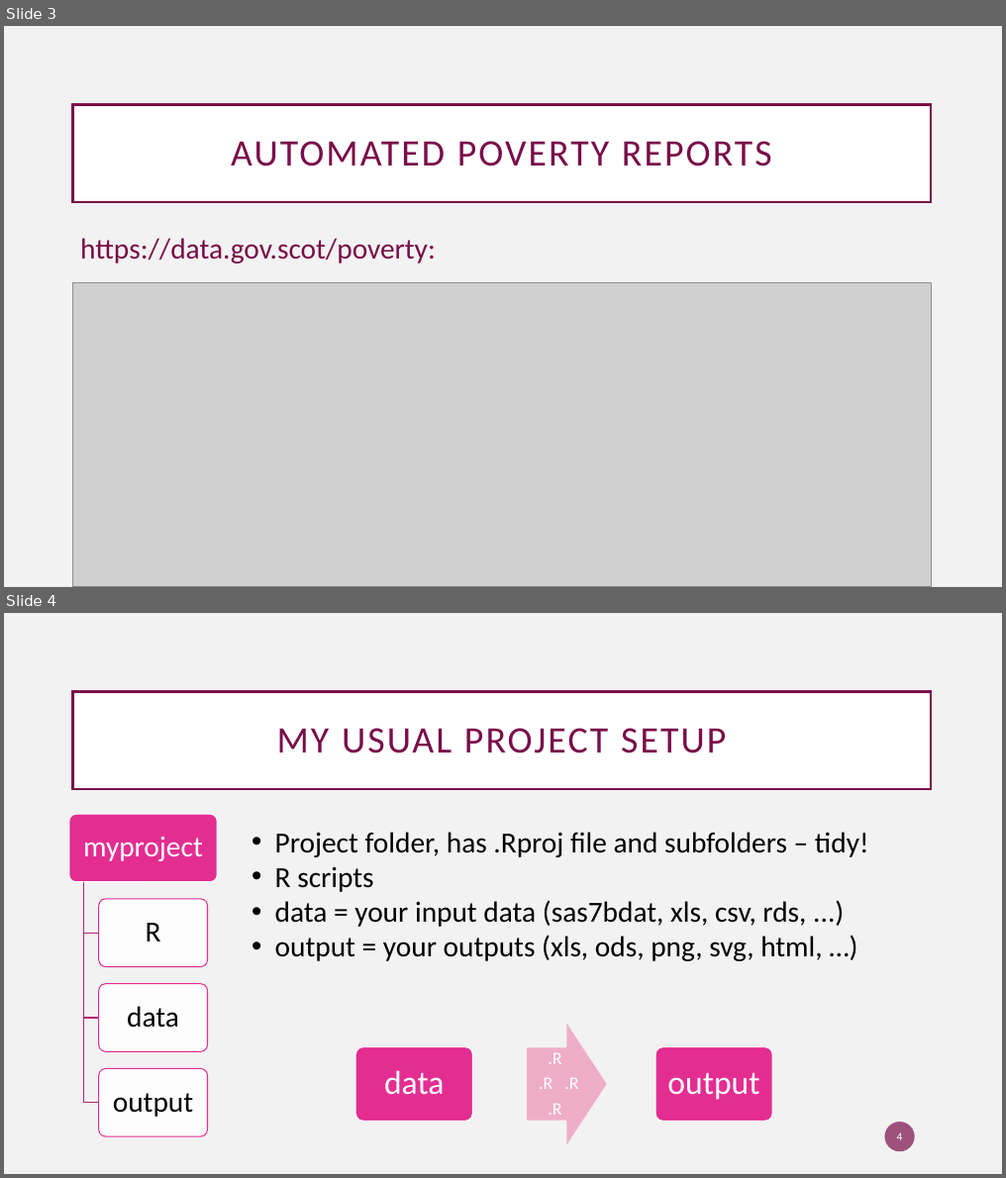
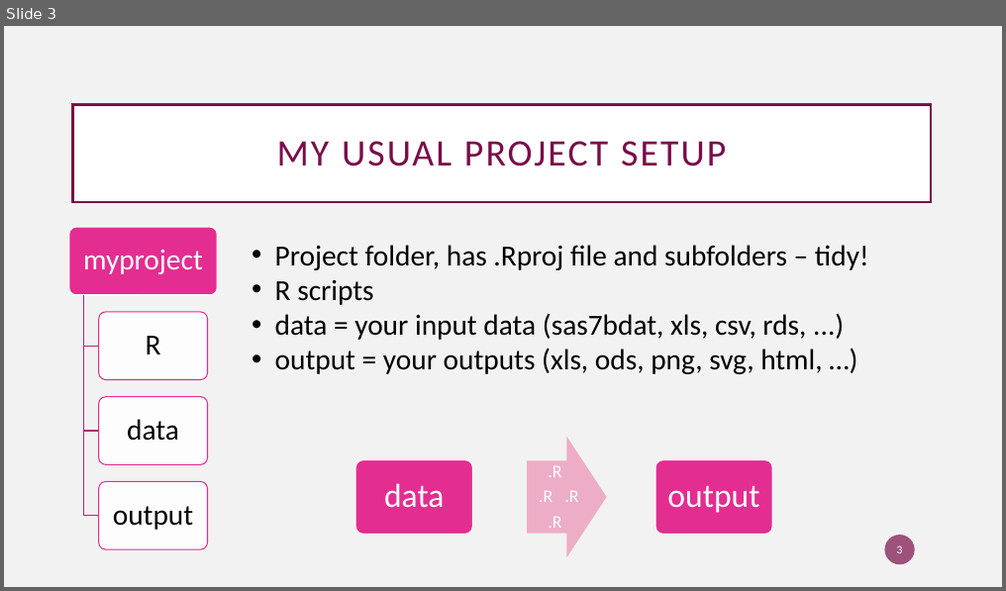
Before and after one commit to ScotGovAnalysis/openxlsx_intro, a slide deck: presi - Copy.pptx. Shown one above the other, each under a label of ours: slides 3 and 4 before the commit, slide 3 after it. The pictures are 1006x1178 and 1006x591 pixels, drawn with LibreOffice and Linux fonts; fonts in the diff are those of the drawing; grey boxes stand for pictures. Boxes give left, top, right and bottom in pixels: in the first picture for what was removed or moved away, otherwise in the second. Text is boxed around its words. In the diff, an @@ line names an element or a change of style, - is before the commit and + after.

```diff
--- a/presi - Copy.pptx
+++ b/presi - Copy.pptx
@@ slide 3 removed at box(4, 26, 1002, 587), background #F2F2F2 @@
@@ title removed at box(73, 104, 931, 202) @@
-AUTOMATED POVERTY REPORTS
@@ text removed at box(80, 238, 436, 264) @@
-https://data.gov.scot/poverty:
@@ picture removed at box(73, 282, 931, 587) @@
@@ what was slide 4 is now slide 3 @@
@@ page number at box(897, 546, 903, 554): text changed @@
-4
+3
```
Also in this commit, not shown: 4 slides changed, 2 other slides removed.
